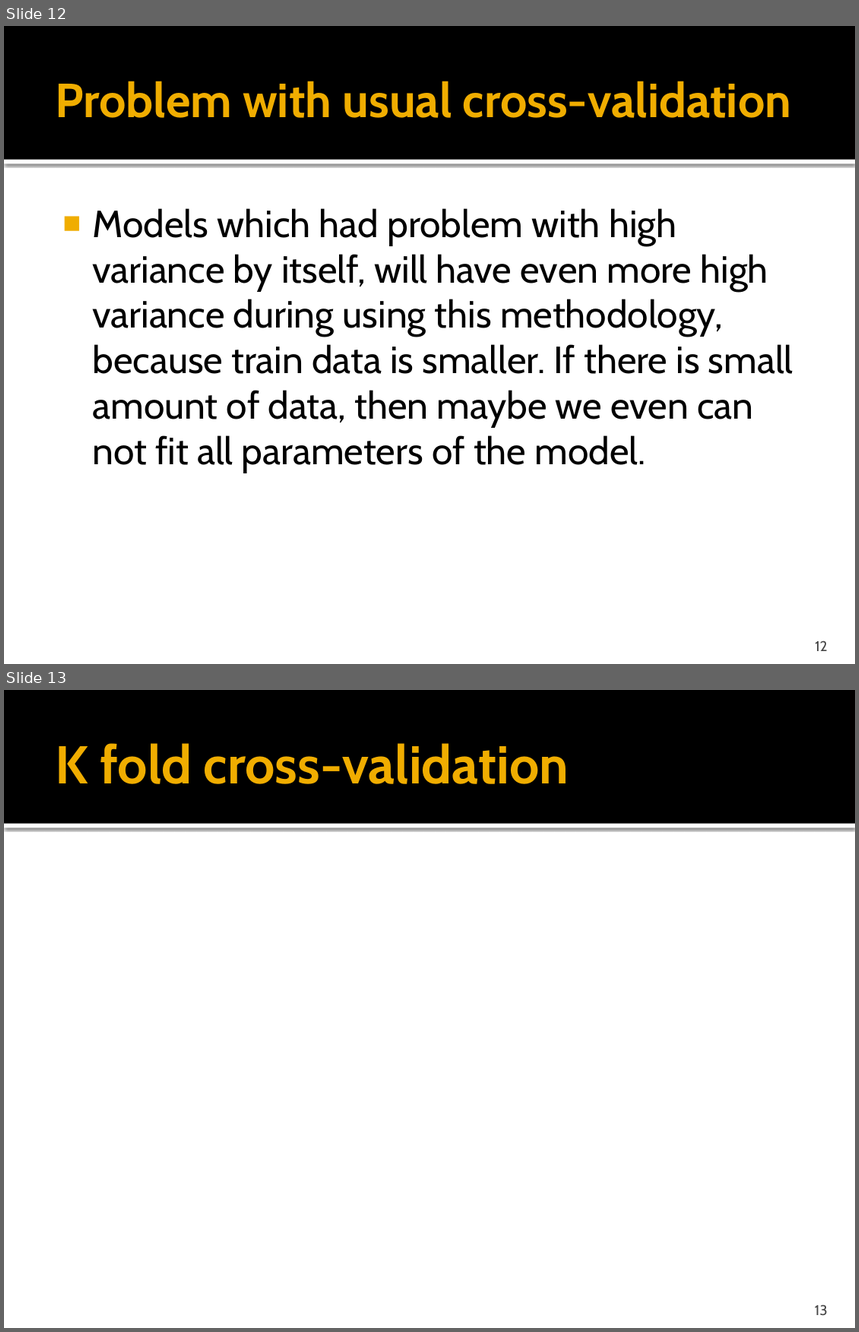
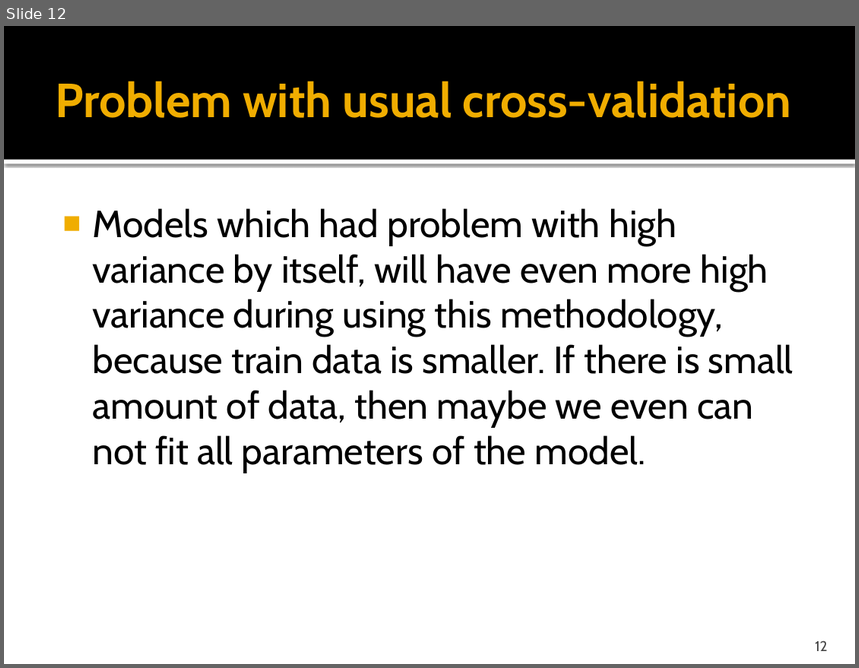
Before and after one commit to kamzolov-opt/libSiriusOpt, a slide deck: lectures/L3_data_regularization_for_single_nn.pptx. Shown one above the other, each under a label of ours: slides 12 and 13 before the commit, slide 12 after it. The pictures are 859x1332 and 859x668 pixels, drawn with LibreOffice and Linux fonts; fonts in the diff are those of the drawing; grey boxes stand for pictures. Boxes give left, top, right and bottom in pixels: in the first picture for what was removed or moved away, otherwise in the second. Text is boxed around its words. In the diff, an @@ line names an element or a change of style, - is before the commit and + after.

```diff
--- a/lectures/L3_data_regularization_for_single_nn.pptx
+++ b/lectures/L3_data_regularization_for_single_nn.pptx
@@ slide 13 removed at (4, 690, 855, 1328), background #FFFFFF; not listed: 2 template elements that a slide beside it also shows @@
@@ title removed at (55, 743, 569, 784) @@
-K fold cross-validation
@@ page number removed at (815, 1305, 828, 1315) @@
-13
```
Also in this commit, not shown: 1 slide changed, 3 other files.
